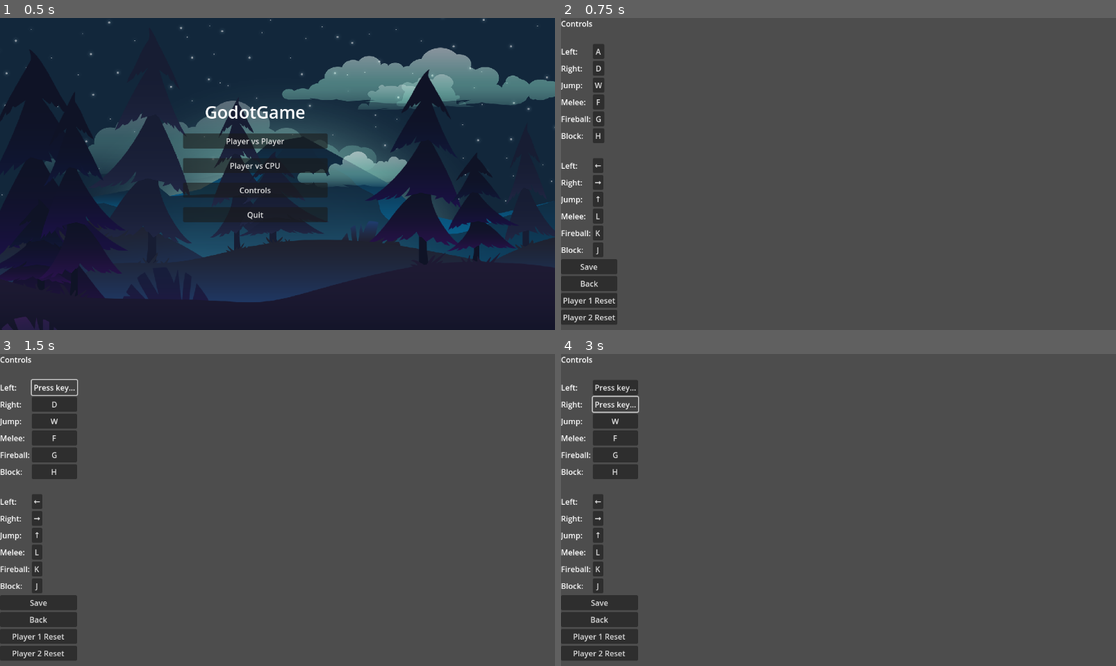
Above: before the commit, frames 1-4 (two rows, left to right).
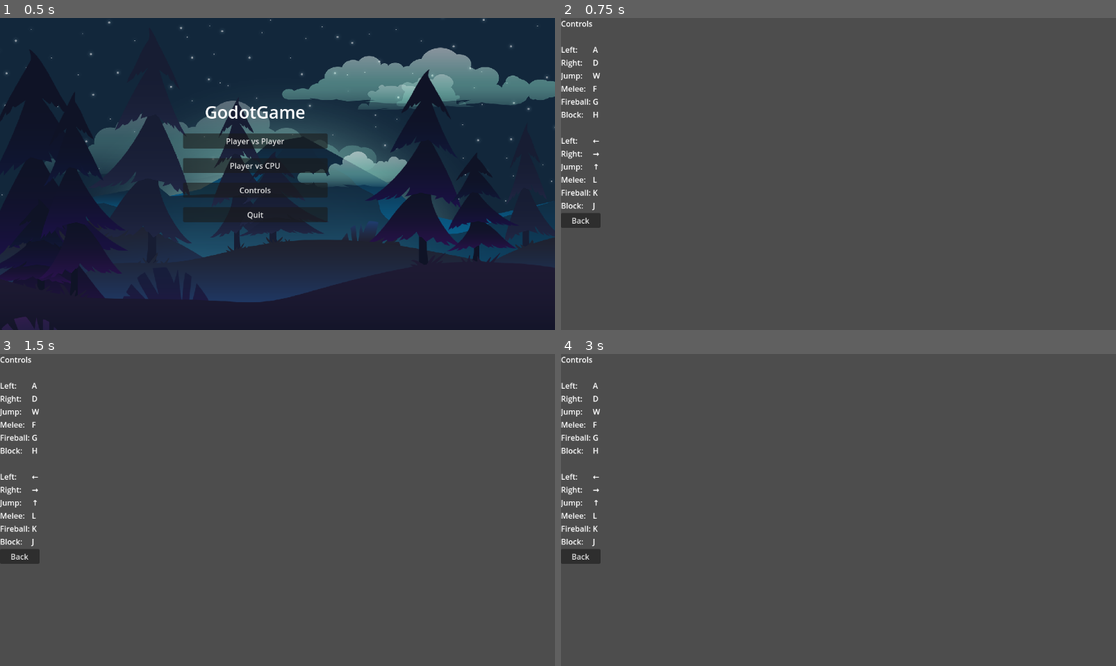
Above: after the commit, the same moments.

Repository: hqfrancheese/Comp159
Game: Godot game, scene res://scenes/MainMenu.tscn
The game is run twice, just before and just after one commit, with the same random seed, the same clock (stepped at 60 frames per second) and the same inputs.
Inputs (mouse positions are in pixels of both pictures, inside the frame that each line leads up to):
- Up to frame 1 (0.5 s): no input
- Up to frame 2 (0.75 s): click "Controls" at 0.5 s
- Up to frame 3 (1.5 s): click (38, 388) at 1.25 s, where only the run before the commit has a clickable "A"
- Up to frame 4 (3 s): click (616, 388) at 2 s, where only the run before the commit has a clickable "Press key..."; click (616, 403) at 2.75 s, where only the run before the commit has a clickable "D"

Frame 1 is identical in both runs. In frame 2, 4.0% of the frame differs, in the area x 0-11%, y 8-99%; in frame 3, 6.2%, in the area x 0-15%, y 8-99%; in frame 4, 6.2%.

Commit message:
Labels
Controls

Diff:
--- a/scenes/ControlsMenu.tscn
+++ b/scenes/ControlsMenu.tscn
@@ -27,7 +27,7 @@
 layout_mode = 2
 text = "Left:"
 
-[node name="Label2" type="Button" parent="VBoxContainer/Player1Grid"]
+[node name="Label2" type="Label" parent="VBoxContainer/Player1Grid"]
 layout_mode = 2
 text = "A"
 
@@ -35,7 +35,7 @@
 layout_mode = 2
 text = "Right:"
 
-[node name="Label4" type="Button" parent="VBoxContainer/Player1Grid"]
+[node name="Label4" type="Label" parent="VBoxContainer/Player1Grid"]
 layout_mode = 2
 text = "D"
 
@@ -43,7 +43,7 @@
 layout_mode = 2
 text = "Jump:"
 
-[node name="Label6" type="Button" parent="VBoxContainer/Player1Grid"]
+[node name="Label6" type="Label" parent="VBoxContainer/Player1Grid"]
 layout_mode = 2
 text = "W"
 
@@ -51,7 +51,7 @@
 layout_mode = 2
 text = "Melee:"
 
-[node name="Label8" type="Button" parent="VBoxContainer/Player1Grid"]
+[node name="Label8" type="Label" parent="VBoxContainer/Player1Grid"]
 layout_mode = 2
 text = "F"
 
@@ -59,7 +59,7 @@
 layout_mode = 2
 text = "Fireball:"
 
-[node name="Label10" type="Button" parent="VBoxContainer/Player1Grid"]
+[node name="Label10" type="Label" parent="VBoxContainer/Player1Grid"]
 layout_mode = 2
 text = "G"
 
@@ -67,7 +67,7 @@
 layout_mode = 2
 text = "Block:"
 
-[node name="Label12" type="Button" parent="VBoxContainer/Player1Grid"]
+[node name="Label12" type="Label" parent="VBoxContainer/Player1Grid"]
 layout_mode = 2
 text = "H"
 
@@ -82,7 +82,7 @@
 layout_mode = 2
 text = "Left:"
 
-[node name="Label2" type="Button" parent="VBoxContainer/Player2Grid"]
+[node name="Label2" type="Label" parent="VBoxContainer/Player2Grid"]
 layout_mode = 2
 text = "←"
 
@@ -90,7 +90,7 @@
 layout_mode = 2
 text = "Right:"
 
-[node name="Label4" type="Button" parent="VBoxContainer/Player2Grid"]
+[node name="Label4" type="Label" parent="VBoxContainer/Player2Grid"]
 layout_mode = 2
 text = "→"
 
@@ -98,7 +98,7 @@
 layout_mode = 2
 text = "Jump:"
 
-[node name="Label6" type="Button" parent="VBoxContainer/Player2Grid"]
+[node name="Label6" type="Label" parent="VBoxContainer/Player2Grid"]
 layout_mode = 2
 text = "↑"
 
@@ -106,7 +106,7 @@
 layout_mode = 2
 text = "Melee:"
 
-[node name="Label8" type="Button" parent="VBoxContainer/Player2Grid"]
+[node name="Label8" type="Label" parent="VBoxContainer/Player2Grid"]
 layout_mode = 2
 text = "L"
 
@@ -114,7 +114,7 @@
 layout_mode = 2
 text = "Fireball:"
 
-[node name="Label10" type="Button" parent="VBoxContainer/Player2Grid"]
+[node name="Label10" type="Label" parent="VBoxContainer/Player2Grid"]
 layout_mode = 2
 text = "K"
 
@@ -122,11 +122,12 @@
 layout_mode = 2
 text = "Block:"
 
-[node name="Label12" type="Button" parent="VBoxContainer/Player2Grid"]
+[node name="Label12" type="Label" parent="VBoxContainer/Player2Grid"]
 layout_mode = 2
 text = "J"
 
 [node name="SaveButton" type="Button" parent="VBoxContainer"]
+visible = false
 layout_mode = 2
 text = "Save"
 
@@ -135,10 +136,12 @@
 text = "Back"
 
 [node name="ResetP1Button" type="Button" parent="VBoxContainer"]
+visible = false
 layout_mode = 2
 text = "Player 1 Reset"
 
 [node name="ResetP2Button" type="Button" parent="VBoxContainer"]
+visible = false
 layout_mode = 2
 text = "Player 2 Reset
 "
